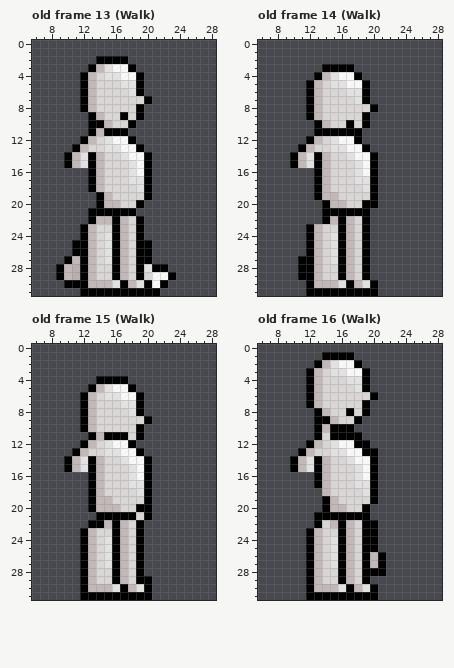
Two versions of one pixel-art file, Assets/Sprites/basichuman Blink anim.aseprite. That is the earlier state.
32x32 pixels, 34 frames. Shown: old frame 13 (Walk): x 6..28, y 0..31; old frame 14 (Walk): x 6..28, y 0..31; old frame 15 (Walk): x 6..28, y 0..31; old frame 16 (Walk): x 6..28, y 0..31. The commit also changed other frames, which this record leaves out.
After the commit:
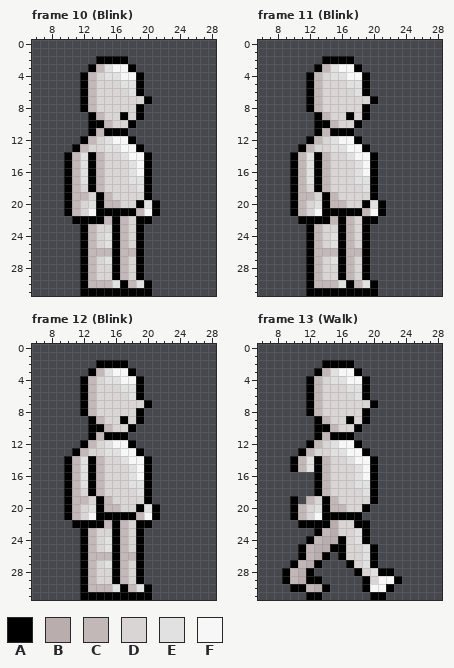
Palette (. is transparent): A #000000  B #b9adad  C #c3b8b8  D #dad5d5  E #e2e1e1  F #f7f7f7
Commit message: Updated Walking anim for player sprite and added it to an "Enemy"
The exact change:
frames 34 -> 35
layer "Gloves" now shown
layer "Pants" now hidden
layer "Shoes" now hidden
Frame 10 (Blink) against old frame 13 (Walk):
y 16..17: x 10..12 ... -> ACE
y 18: x 10..12 ... -> ACD
y 19: x 10..13 .... -> ACCD
y 20: x 10..13 .... -> ACDE; x 20..21 .. -> EA
y 21: x 10..13 ...A -> ACDF; x 19..21 ... -> CFA
y 22: x 11..12 .. -> AA; x 14 C -> A; x 20 . -> A
y 25: x 11 A -> .; x 20 A -> .
y 26: x 11 A -> .; x 14..15 DE -> CC; x 18 D -> C; x 20 A -> .
y 27: x 10..11 AC -> ..; x 20 A -> .
y 28: x 9..11 ACB -> ...; x 20..22 EAA -> ...
y 29: x 9..11 ACB -> ...; x 20..23 DFFA -> ....
y 30: x 10..11 AA -> ..; x 21..22 FA -> ..
y 31: x 21 A -> .
Frame 11 (Blink) against old frame 14 (Walk):
y 2: x 14..17 .... -> AAAA
y 3: x 13..18 .AAAA. -> ACEFFA
y 4: x 12..14 .AC -> ACD; x 16 F -> E; x 18..19 A. -> FA
y 5: x 15..18 EEFF -> DDEE
y 6: x 17 E -> D
y 7: x 18..20 EA. -> DDA
y 8: x 19..20 DA -> A.
y 9: x 12..14 ACD -> .AC; x 17 D -> A
y 10: x 14..15 CD -> AC; x 17..19 ADA -> DA.
y 11: x 14 A -> C; x 18 A -> .
y 16..17: x 10..12 ... -> ACE
y 18: x 10..12 ... -> ACD
y 19: x 10..14 ...AC -> ACCDA
y 20: x 10..13 .... -> ACDE; x 20..21 A. -> EA
y 21: x 10..13 .... -> ACDF; x 19..21 A.. -> CFA
y 22: x 11..13 ... -> AAA; x 20 . -> A
y 26: x 14..15 DE -> CC; x 18 D -> C
y 27..29: x 11 A -> .
Frame 12 (Blink) against old frame 15 (Walk):
y 2: x 14..17 .... -> AAAA
y 3: x 13..18 ...... -> ACEFFA
y 4: x 12..19 ..AAAA.. -> ACDEEFFA
y 5: x 12..19 .ACEFFA. -> ACDDDEEA
y 6: x 15..18 EEFF -> DDDE
y 7: x 17..20 EEA. -> DDDA
y 8: x 18 E -> D
y 9: x 12..14 ACD -> .AC; x 17 D -> A; x 19..20 DA -> A.
y 10: x 12..15 ACDD -> .AAC; x 18..19 DA -> A.
y 11: x 18..19 DA -> ..
y 16..17: x 10..12 ... -> ACE
y 18: x 10..12 ... -> ACD
y 19: x 10..14 ...AC -> ACCDA
y 20: x 10..14 ...AC -> ACDEA; x 20..21 A. -> EA
y 21: x 10..13 .... -> ACDF; x 19..21 DA. -> CFA
y 22: x 11..12 .. -> AA; x 20 . -> A
y 26: x 14..15 DE -> CC; x 18 D -> C
y 29: x 20 A -> .
Frame 13 (Walk) against old frame 16 (Walk):
y 1: x 14..17 AAAA -> ....
y 2: x 13..18 ACEFFA -> .AAAA.
y 3: x 12..14 ACD -> .AC; x 16 E -> F; x 18..19 FA -> A.
y 4: x 15..18 DDEE -> EEFF
y 5: x 17 D -> E
y 6: x 18..20 DDA -> EA.
y 7: x 19..20 A. -> DA
y 8: x 12..14 .AC -> ACD; x 17 A -> D
y 9: x 14..15 AC -> CD; x 17..19 DA. -> ADA
y 10: x 14..18 CAAA. -> ACDDA
y 11: x 14 D -> C; x 18 A -> .
y 12: x 19 A -> .
y 13: x 20 A -> .
y 18: x 13 . -> A
y 19: x 10 . -> A; x 12..13 .. -> CD
y 20: x 10..13 .... -> ACDE
y 21: x 10..13 ...A -> ACDF; x 19 A -> .
y 22: x 11..12 .. -> AA; x 14..18 DCACD -> ABDDA; x 20 A -> .
y 23: x 12..18 ACDDACD -> .ACBDDE; x 20 A -> .
y 24: x 14..15 DE -> BB; x 17..18 CD -> DE; x 20 A -> .
y 25: x 11..15 .ACDE -> ACBBA; x 17 C -> D; x 19 A -> E
y 26: x 11..15 .ACDE -> ACBA.; x 17 C -> D; x 19..21 ACA -> EA.
y 27: x 10..17 ..ACDEAC -> ACBA...A; x 19..21 ACA -> EA.
y 28: x 9..11 ... -> ACB; x 13..20 CDDACDAA -> .....ADE; x 22 . -> A
y 29: x 9..11 ... -> ACB; x 13..18 CDDACD -> A.....; x 20..23 .... -> DFFA
y 30: x 10..22 ..ACCCEACEA.. -> AACBA....AFFA
y 31: x 14..19 AAAAAA -> ......; x 21 . -> A
Changed places in both pictures, as pixel boxes (x1, y1, x2, y2):
changed: (56, 168, 176, 296)
changed: (306, 56, 378, 136)
changed: (290, 168, 386, 280)
changed: (80, 360, 152, 440)
changed: (64, 472, 160, 584)
changed: (306, 352, 378, 456)
changed: (282, 488, 402, 600)
